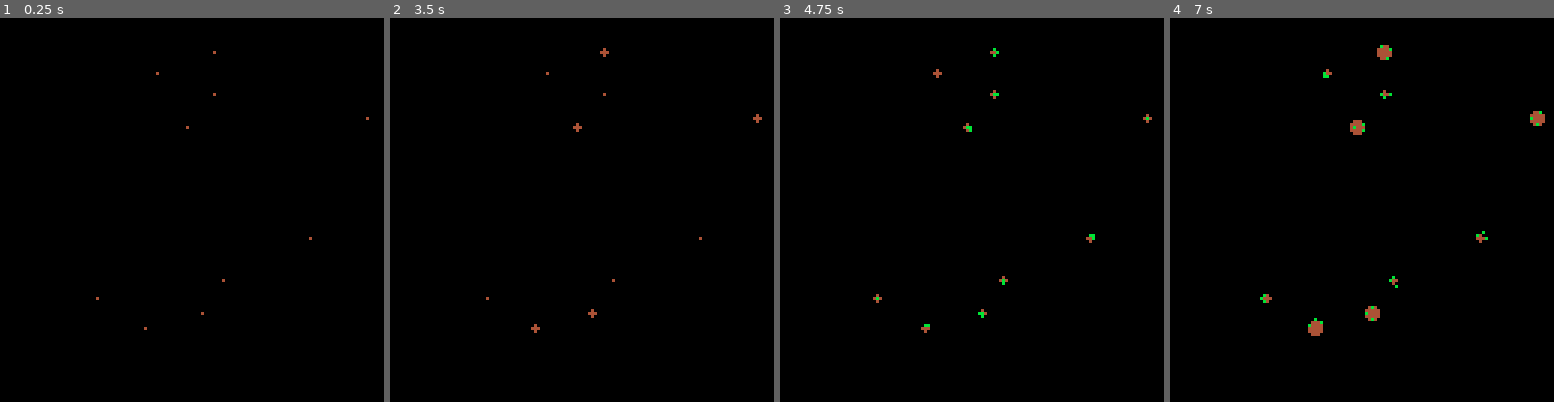
Above: before the commit, frames 1-4 (left to right).
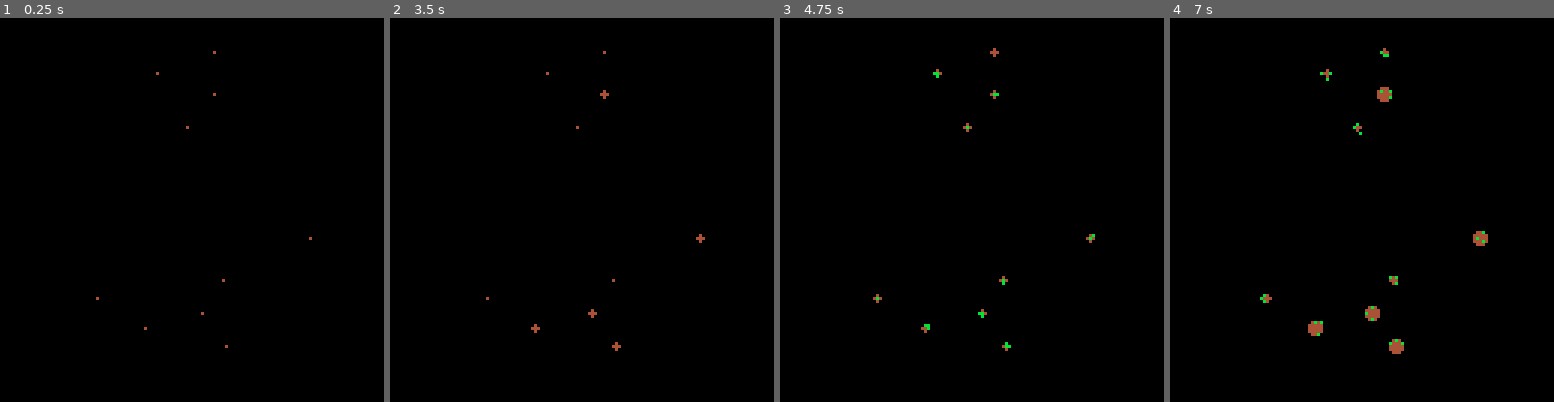
Above: after the commit, the same moments.

Repository: erwinbonsma/WhereToRootPico8
Game: PICO-8 cartridge wheretoroot.p8
Two runs of this game, one before a commit and one after it. Both use one fixed random seed, a clock stepped at 60 frames per second and the inputs below.
Inputs:
- Up to frame 1 (0.25 s): no input
- Up to frame 2 (3.5 s): no input
- Up to frame 3 (4.75 s): no input
- Up to frame 4 (7 s): no input

The runs differ from the first frame. In frame 1, less than 0.1% of the frame differs, in the area x 58-97%, y 25-86%; in frame 2, 0.2%; in frame 3, 0.1%; in frame 4, 0.8%, in the area x 35-98%, y 7-88%.

Commit message:
Let seeds move until blocked

Diff:
--- a/wheretoroot.p8
+++ b/wheretoroot.p8
@@ -46,16 +46,19 @@
  )
 end
 
+function cellgrid:_add(obj,ci)
+ assert(obj.cellidx==nil)
+ assert(
+  ci%self.ncols!=0,
+  "cannot add to wrapping col"
+ )
+ add(self.cells[ci],obj)
+ obj.cellidx=ci
+end
+
 function cellgrid:add(obj)
- obj.cellidx=self:_cellidx(
-  obj.x,obj.y
- )
- assert(
-  obj.cellidx%self.ncols!=0,
-  "cannot add to wrapping col"
- )
- add(
-  self.cells[obj.cellidx],obj
+ self:_add(
+  obj,self:_cellidx(obj.x,obj.y)
  )
 end
 
@@ -66,6 +69,16 @@
  )
  assert(objd==obj)
  obj.cellidx=nil
+end
+
+function cellgrid:moved(obj)
+ local ci=self:_cellidx(
+  obj.x,obj.y
+ )
+ if ci!=obj.cellidx then
+  self:del(obj)
+  self:_add(obj,ci)
+ end
 end
 
 function cellgrid:_cellhit(
@@ -88,8 +101,8 @@
 
 function cellgrid:fits(x,y,r,objx)
  if (
-  x<0 or x>self.w or
-  y<0 or y>self.h
+  x<r or x>self.w-r or
+  y<r or y>self.h-r
  ) then
   return false
  end
@@ -168,14 +181,35 @@
  o.dx=dx
  o.dy=dy
  o.age=0
+ o.speed=o.speed or 0.1
+ o.moving=true
 
  return o
+end
+
+function seed:update()
+ if (not self.moving) return
+
+ local dx=self.dx*self.speed
+ local dy=self.dy*self.speed
+ if grid:fits(
+  self.x+dx,self.y+dy,self.r,self
+ ) then
+  self.x+=dx
+  self.y+=dy
+  grid:moved(self)
+ else
+  self.moving=false
+ end
 end
 
 function seed:draw()
  circfill(
   self.x,self.y,self.r,10
  )
+ if not self.moving then
+  pset(self.x,self.y,8)
+ end
 end
 
 tree={}
@@ -273,6 +307,15 @@
    deli(trees,#trees)
   end
  end
+
+ for i=#seeds,1,-1 do
+  local destroy=seeds[i]:update()
+  if destroy then
+   grid:del(seeds[i])
+   seeds[i]=seeds[#seeds]
+   deli(seeds,#seeds)
+  end
+ end
 end
 
 function _draw()
